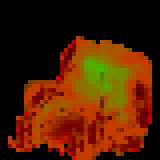
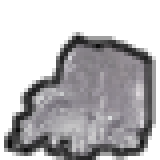
Layers edited between the first and the second 160 x 160 image:
showed "outlint", painted on it over <box>4,32,156,160</box>
showed "Main" over <box>8,36,152,160</box>
hid "mask colorless" over <box>8,36,152,160</box>
hid "mask color 2" over <box>8,36,152,160</box>
hid "mask color 1" over <box>8,36,152,160</box>
hid "mask background" over <box>0,0,160,160</box>
